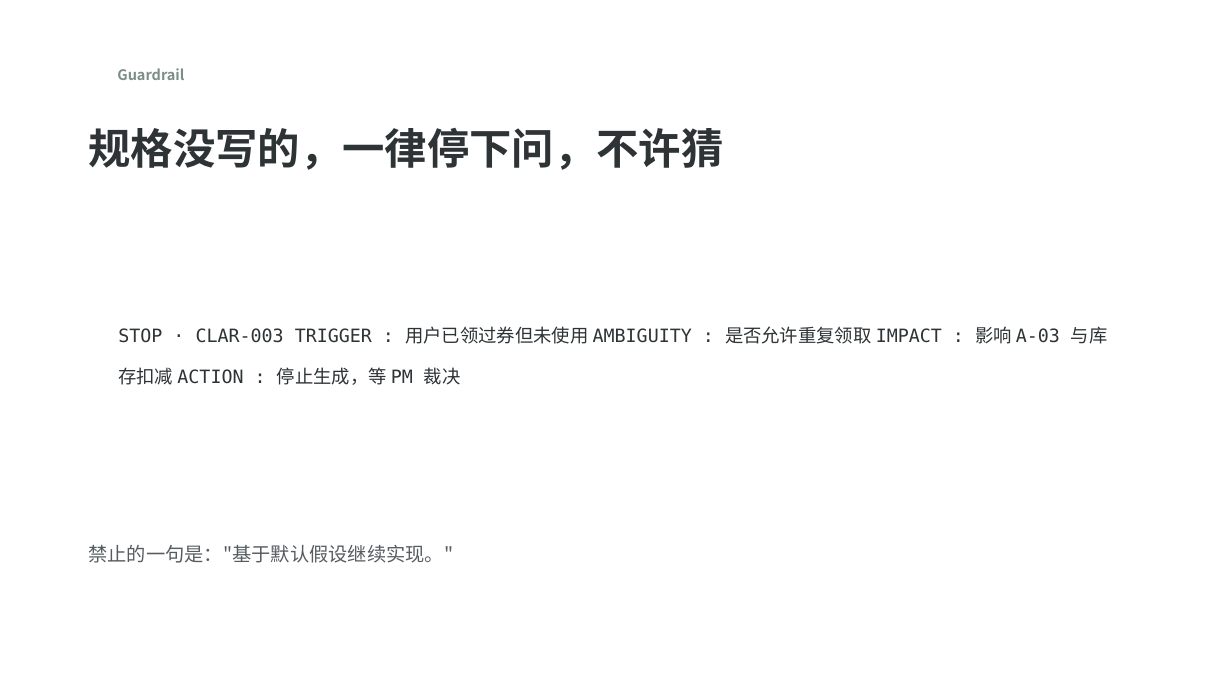
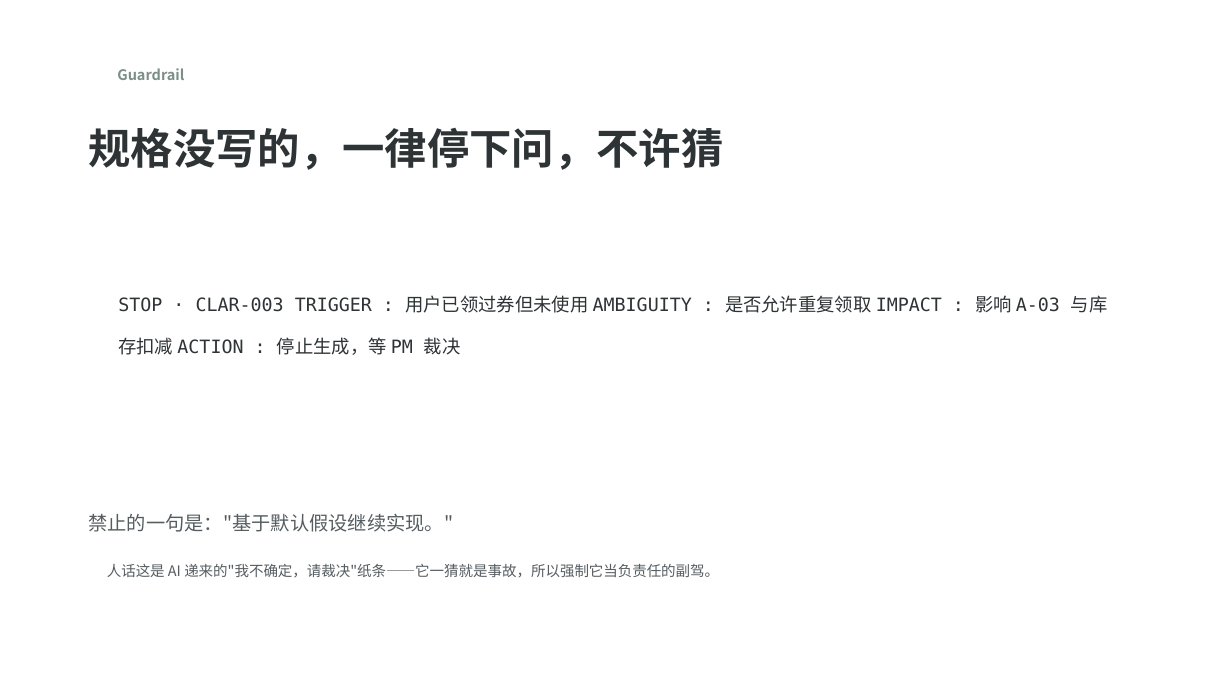
Before and after one commit to aoyousky/ai_project_platform, a slide deck: slide 12 of training/deck/deck.pptx. Drawn at 1232x693 pixels with LibreOffice and Linux fonts; fonts in the diff are those of the drawing; background and template pictures are left out. Boxes give left, top, right and bottom in pixels: in the first picture for what was removed or moved away, otherwise in the second. Text is boxed around its words. In the diff, an @@ line names an element or a change of style, - is before the commit and + after.

Commit message:
spec规格生成规范

```diff
--- a/training/deck/deck.pptx
+++ b/training/deck/deck.pptx
@@ text "STOP · CLAR-003 TRIGGER : ...": place and size @@
-text "STOP · CLAR-003 TRIGGER : ..." at bbox=[118, 326, 1108, 385]
+text "STOP · CLAR-003 TRIGGER : ..." at bbox=[118, 295, 1108, 355]
@@ text "禁止的一句是："基于默认假设继续实现。"": place and size @@
-text "禁止的一句是："基于默认假设继续实现。"" at bbox=[89, 545, 454, 563]
+text "禁止的一句是："基于默认假设继续实现。"" at bbox=[89, 514, 454, 532]
@@ text added at bbox=[107, 564, 719, 578], 11.2 pt, text #565D61 @@
+人话这是 AI 递来的"我不确定，请裁决"纸条——它一猜就是事故，所以强制它当负责任的副驾。
```
Also in this commit, not shown: 12 other slides changed, 1 slide added, 15 other files.
